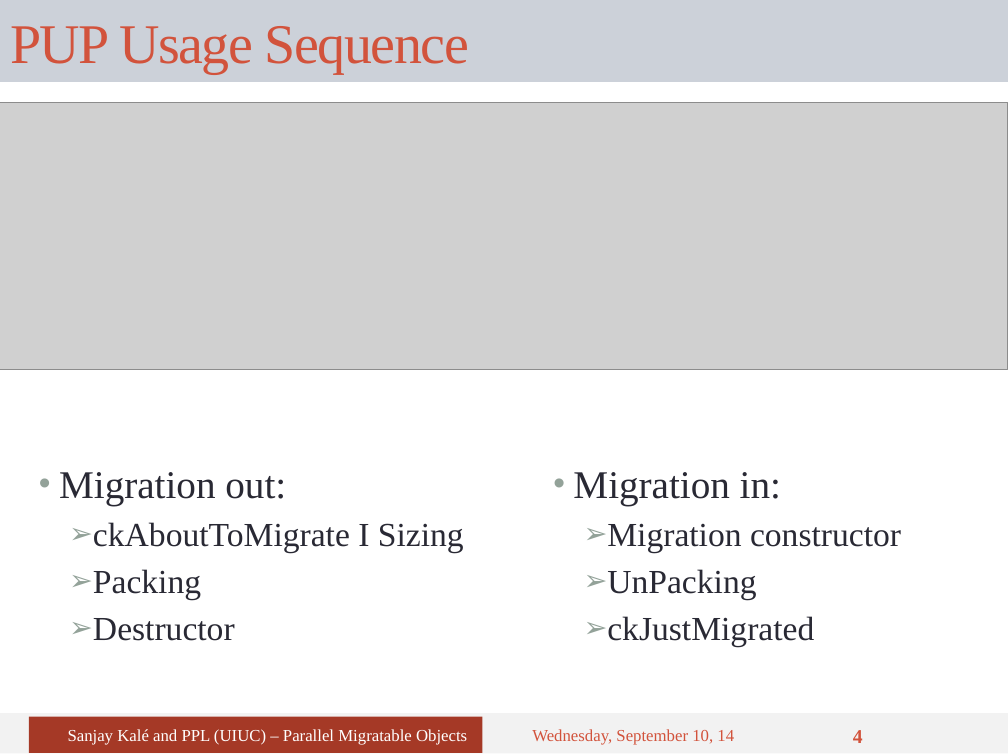
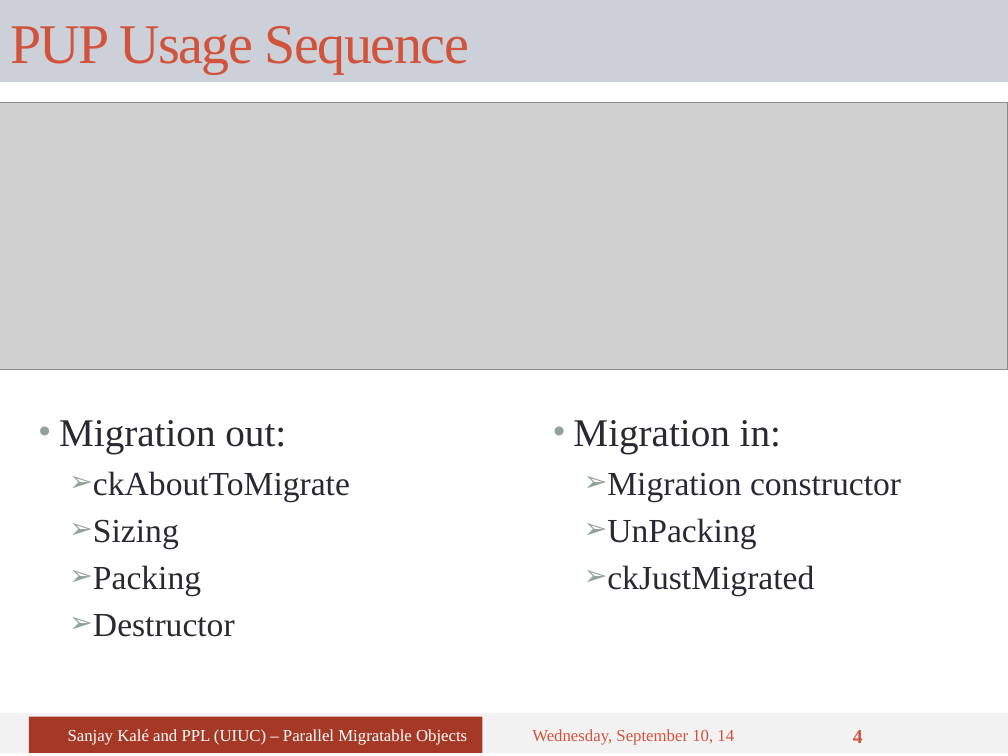
Before and after one commit to UIUC-PPL/charm_tutorial, a slide deck: slide 4 of tutorial-06-migratability.pptx. Drawn at 1008x756 pixels with LibreOffice and Linux fonts; fonts in the diff are those of the drawing; grey boxes stand for pictures. Boxes give left, top, right and bottom in pixels: in the first picture for what was removed or moved away, otherwise in the second. Text is boxed around its words. In the diff, an @@ line names an element or a change of style, - is before the commit and + after.

Commit message:
Fix alignment issues, text sizes, and add missing underlines; rehide slide due to over-write

```diff
--- a/tutorial-06-migratability.pptx
+++ b/tutorial-06-migratability.pptx
@@ text "Migration out:" at box(59, 420, 350, 637): vertical alignment middle to top @@
@@ text "Migration in:" at box(573, 420, 901, 595): vertical alignment middle to top @@
@@ text at box(93, 471, 350, 548): text changed @@
-  ➢ ckAboutToMigrate I Sizing
+  ➢ ckAboutToMigrate
+  ➢ Sizing
```
Also in this commit, not shown: 3 other slides changed.
